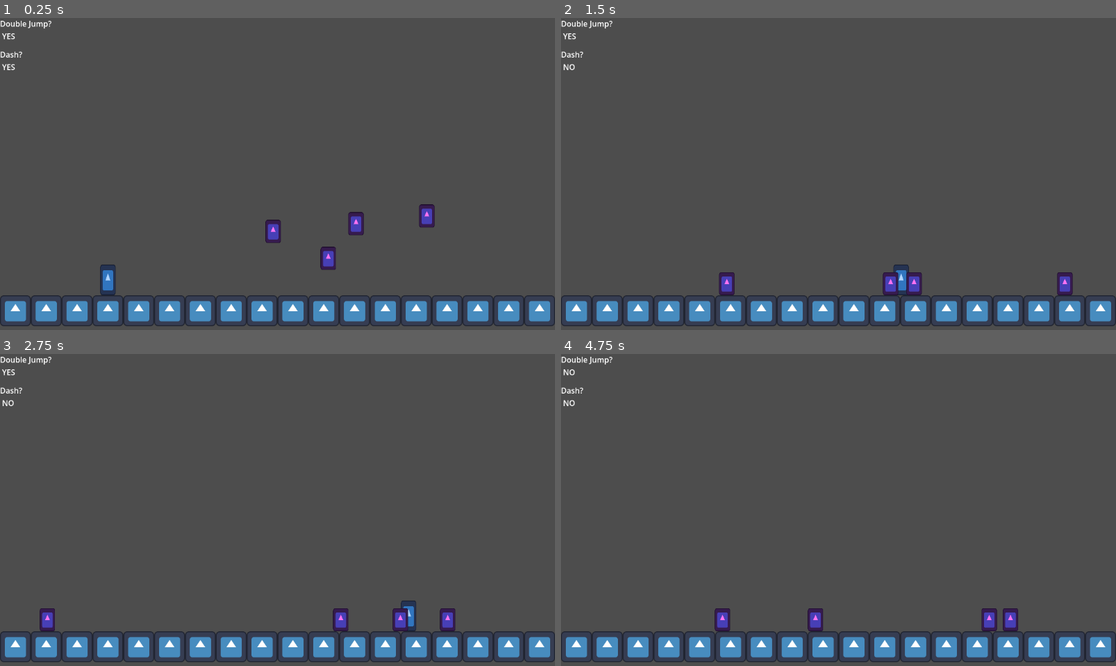
Above: before the commit, frames 1-4 (two rows, left to right).
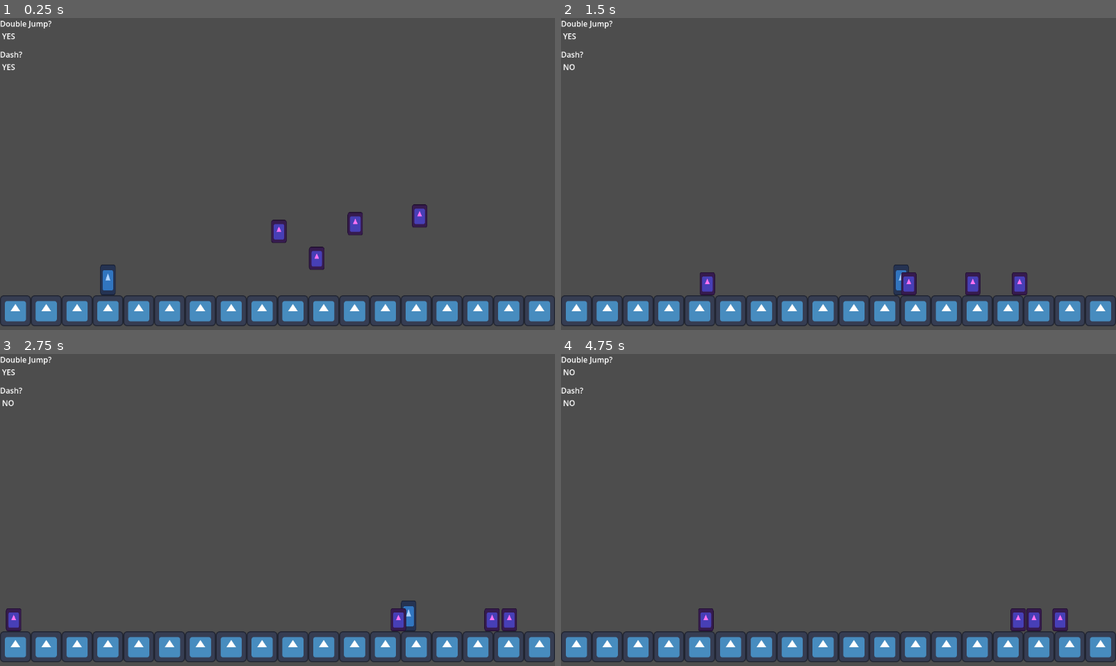
Above: after the commit, the same moments.

Repository: HeroHunterIguess/untitled-wip-game
Game: Godot game, scene res://scenes/worlds/test_scene.tscn
Two runs of this game, one before a commit and one after it. Both use one fixed random seed, a clock stepped at 60 frames per second and the inputs below. The engine's default icon, where the game draws it, is replaced by a stand-in: a white triangle on a blue panel in a dark square.
Inputs (mouse positions are in pixels of both pictures, inside the frame that each line leads up to):
- Up to frame 1 (0.25 s): no input
- Up to frame 2 (1.5 s): move the mouse to (960, 158) at 0.52 s; hold D (right) from 0.53 s (still down); click (960, 158) at 0.6 s; tap Space (double jump) at 0.77 s; move the mouse to (727, 189) at 1.27 s; tap Shift (dash) at 1.35 s
- Up to frame 3 (2.75 s): tap Space (double jump) at 1.52 s; click (166, 525) at 1.55 s; move the mouse to (333, 441) at 2.02 s; release D (right) at 2.03 s; hold A (left) from 2.03 s (still down); click (333, 441) at 2.1 s
- Up to frame 4 (4.75 s): move the mouse to (810, 572) at 2.77 s; release A (left) at 2.78 s; hold D (right) 2.78-4.28 s; click (810, 572) at 2.85 s; tap Space (double jump) at 3.02, 3.77, 4.52 s; move the mouse to (1005, 556) at 3.52 s; tap Shift (dash) at 3.6 s; click (1005, 556) at 3.8 s; move the mouse to (672, 463) at 4.27 s; hold A (left) from 4.28 s (still down); click (672, 463) at 4.35 s

The runs differ from the first frame. In frame 1, 0.8% of the frame differs, in the area x 47-79%, y 59-81%; in frame 2, 1.4%; in frame 3, 1.3%; in frame 4, 1.5%, in the area x 24-92%, y 81-89%.

Commit message:
random shit

Diff:
--- a/project.godot
+++ b/project.godot
@@ -19,7 +19,10 @@
 
 global="*uid://11g5hwtlhpgy"
 data="*uid://bkpq6rfaymkgj"
-test="*uid://j6l0spdqblpk"
+
+[global_group]
+
+player=""
 
 [input]
 
--- a/scenes/attacks/basic_melee.tscn
+++ b/scenes/attacks/basic_melee.tscn
@@ -15,3 +15,5 @@
 [node name="Icon" type="Sprite2D" parent="." unique_id=538671255]
 scale = Vector2(0.125, 0.5625)
 texture = ExtResource("1_vdjwq")
+
+[connection signal="area_entered" from="." to="." method="_on_area_entered"]
--- a/scenes/player.tscn
+++ b/scenes/player.tscn
@@ -6,7 +6,7 @@
 [sub_resource type="RectangleShape2D" id="RectangleShape2D_g2brh"]
 size = Vector2(32, 64)
 
-[node name="player" type="CharacterBody2D" unique_id=1754200920]
+[node name="player" type="CharacterBody2D" unique_id=1754200920 groups=["player"]]
 collision_layer = 2
 collision_mask = 2
 script = ExtResource("1_g2els")
--- a/scripts/autoloads/test.gd
+++ /dev/null
@@ -1,4 +0,0 @@
-extends "res://scripts/game/basic_enemy.gd"
-
-func _ready():
-	take_damage(30)
--- a/scripts/game/basic_melee.gd
+++ b/scripts/game/basic_melee.gd
@@ -1 +1,4 @@
 extends Area2D
+
+func _on_area_entered(area: Area2D) -> void:
+	area.get_parent().take_damage(20)
--- a/scripts/game/player.gd
+++ b/scripts/game/player.gd
@@ -82,10 +82,6 @@
 	move_and_slide()
 
 
-#const tankEnemyPreload = preload("res://scenes/objects/enemy types/tank_enemy.tscn")
-#var tankEnemy = tankEnemyPreload.instantiate()
-#add_child(tankEnemy)
-
 # preloads for different attacks
 const melee_preload = preload("res://scenes/attacks/basic_melee.tscn")
 
@@ -95,8 +91,15 @@
 	# spawn melee attack
 	if Input.is_action_just_pressed("melee") && !is_attacking:
 		var melee_attack = melee_preload.instantiate()
+		add_child(melee_attack)
+
 		is_attacking = true
-		if moving_right:
-			pass
-		else:
-			pass
+
+		if get_local_mouse_position().x > 0:
+			melee_attack.global_position = Vector2(self.global_position.x + 30, self.global_position.y)
+		elif get_local_mouse_position().x < 0:
+			melee_attack.global_position = Vector2(self.global_position.x - 30, self.global_position.y)
+
+		await get_tree().create_timer(0.25).timeout
+		is_attacking = false
+		remove_child(melee_attack)
Not shown, removed: scripts/autoloads/test.gd.uid
